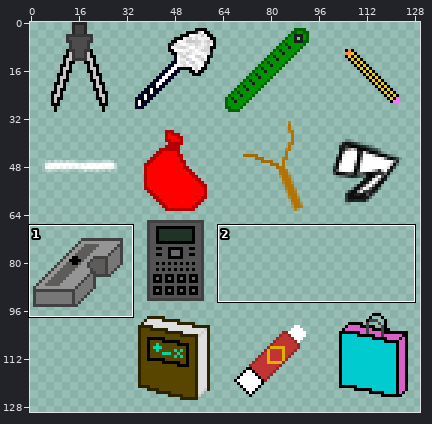
A sprite sheet gets an edit: Proyecto/RedBrickSky/images/weaponsSet.png. The picture above shows the old version from afar; the outline marks the close-up.
Close-up. Before the commit:
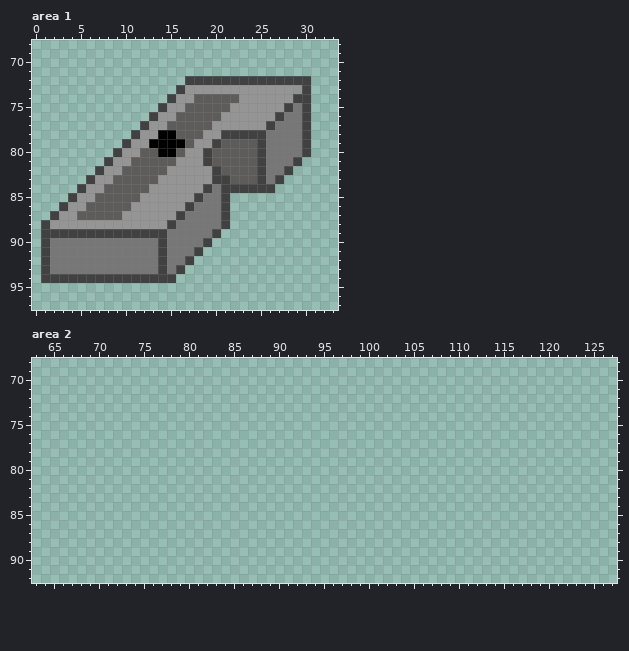
The file is 256x256 pixels. Pixels under 10% opacity are left out. Colours within 5 levels of each other are drawn and written as one. Shown: area 1: x 0..33, y 68..97; area 2: x 63..127, y 68..92. The wide view leaves out empty margins. The commit also changed other parts of the picture, which this record leaves out.
Once edited:
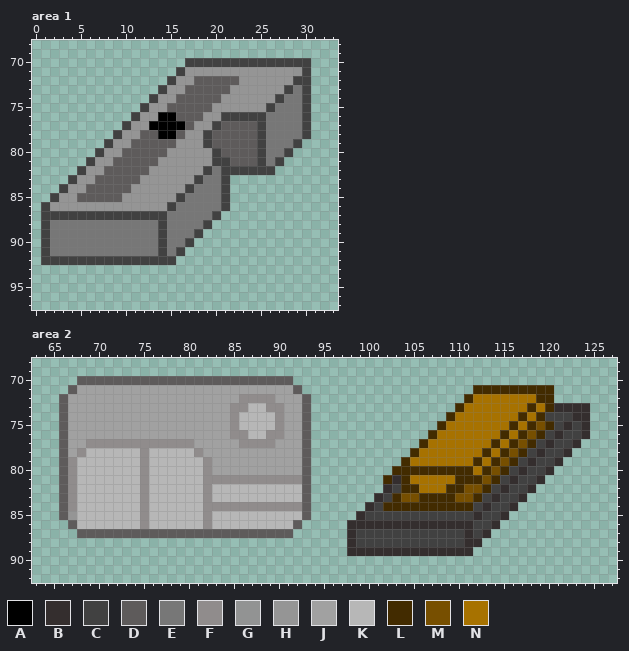
Palette (. is transparent): A #000000  B #342e2e  C #414141  D #5e5b5b  E #777777  F #908c8c  G #929292f9  H #959595  J #a1a1a1  K #b7b7b7  L #422b00  M #774f00  N #a77200
Diff:
Changed rows in their new state; - is an unchanged pixel.
Area 1:
first column x 1:
70 ----------------CCCCCCCCCCCCCC
71 ---------------CHHHHHHHHHHHHGC
72 --------------CHHDDDDDHHHHHH--
73 -------------CHHDDDDD------CE-
74 ------------CHHDD---HH----CEE-
75 -----------CHHDD---HH----CEE--
76 ----------CHHAA---HHCCCCCEE---
77 ---------CHHAAAA-HHCDDDDCE----
78 --------CHHDD---HHCDDDDD------
79 -------CHHDDDDDHH-CD--------C.
80 ------CHHDD--DHH--HC-------C..
81 -----CHHDD---HH---HCC-----C..-
82 ----CHHDD---HH----CECCCC-C..--
83 ---CHHDD---HH----CEE-......---
84 --CHHDD---HH----CEE--.....----
85 -CHHDD---HH----CEE------------
86 CHH--HHHHH----CEE-------------
87 C-CCCCCCCCCCCCEE---C.---------
88 -EEEEEEEEEEEECE---C..---------
89 -EEEEEEEEEEEE----C..----------
90 ----------------C..-----------
91 ---------------C..------------
92 -CCCCCCCCCCCC-C..-------------
93 ................--------------
94 ...............---------------
Area 2:
first column x 66:
70 --DDDDDDDDDDDDDDDDDDDDDDDD---------------------------------
71 -DJJJJJJJJJJJJJJJJJJJJJJJJD-------------------LLLLLLLLL----
72 DJJJJJJJJJJJJJJJJJJJFFFFJJJD-----------------LNNNNNNNLL----
73 DJJJJJJJJJJJJJJJJJJFFKKFFJJD----------------LNNNNNNNLNLBBBB
74 DJJJJJJJJJJJJJJJJJJFKKKKFJJD---------------LNNNNNNNLNLCCCBB
75 DJJJJJJJJJJJJJJJJJJFKKKKFJJD--------------LNNNNNNNLNLMLCBCB
76 DJJJJJJJJJJJJJJJJJJFFKKFFJJD-------------LNNNNNNNLNLMLCBCCB
77 DJJFFFFFFFFFFFFJJJJJFFFFJJJD------------LNNNNNNNLNLMLCBCCB-
78 DJFKKKKKKFKKKKKFJJJJJJJJJJJD-----------LNNNNNNNLNLMLCBCCB--
79 DFKKKKKKKFKKKKKKFJJJJJJJJJJD----------LNNNNNNNLNLMLCBCCB---
80 DFKKKKKKKFKKKKKKFJJJJJJJJJJD---------LLLLLLLLLNLMLCBCCB----
81 DFKKKKKKKFKKKKKKFFFFFFFFFFFD--------LBLNNNNNLLLMLCBCCB-----
82 DFKKKKKKKFKKKKKKFKKKKKKKKKKD--------BCLLNNNLLMMLCBCCB------
83 DFKKKKKKKFKKKKKKFKKKKKKKKKKD-------BCLMMLLLLMMLCBCCB-------
84 DFKKKKKKKFKKKKKKFFFFFFFFFFFD------BCLLLLLLLLLLCBCCB--------
85 DHKKKKKKKFKKKKKKFKKKKKKKKKKD-----BCCCCCCCCCCCCBCCB---------
86 -DKKKKKKKFKKKKKKFKKKKKKKKKD-----BBBBBBBBBBBBBBCCB----------
87 --DDDDDDDDDDDDDDDDDDDDDDDD------BCCCCCCCCCCCCBCB-----------
88 --------------------------------BCCCCCCCCCCCCBB------------
89 --------------------------------BBBBBBBBBBBBBB-------------
